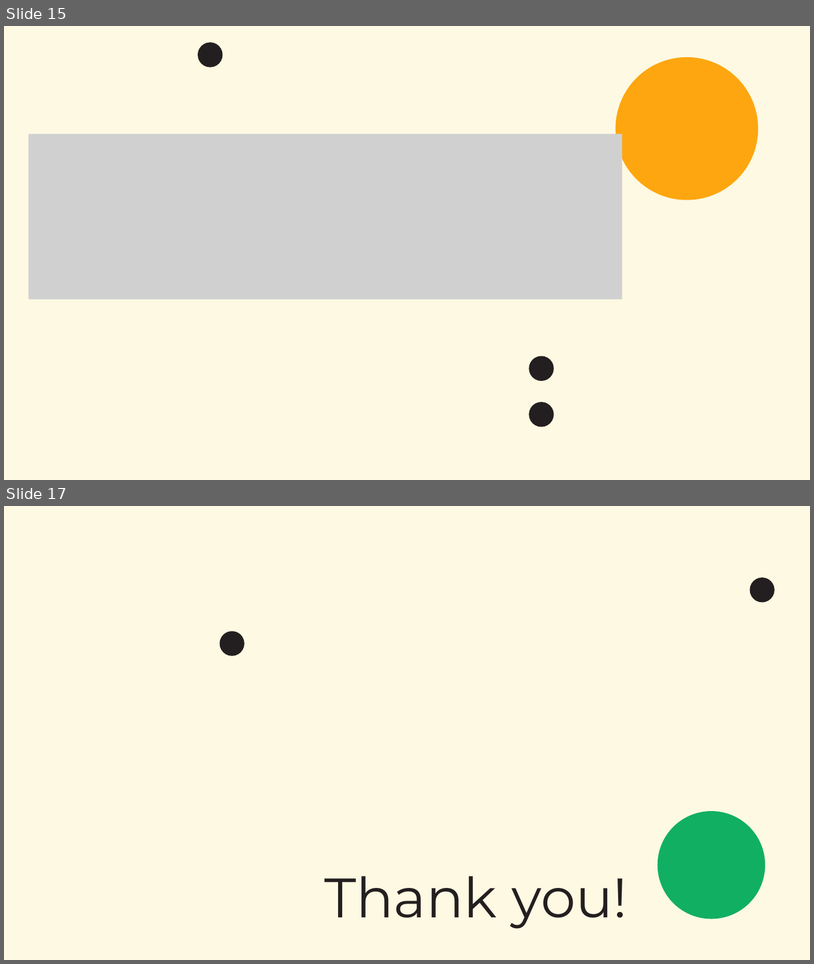
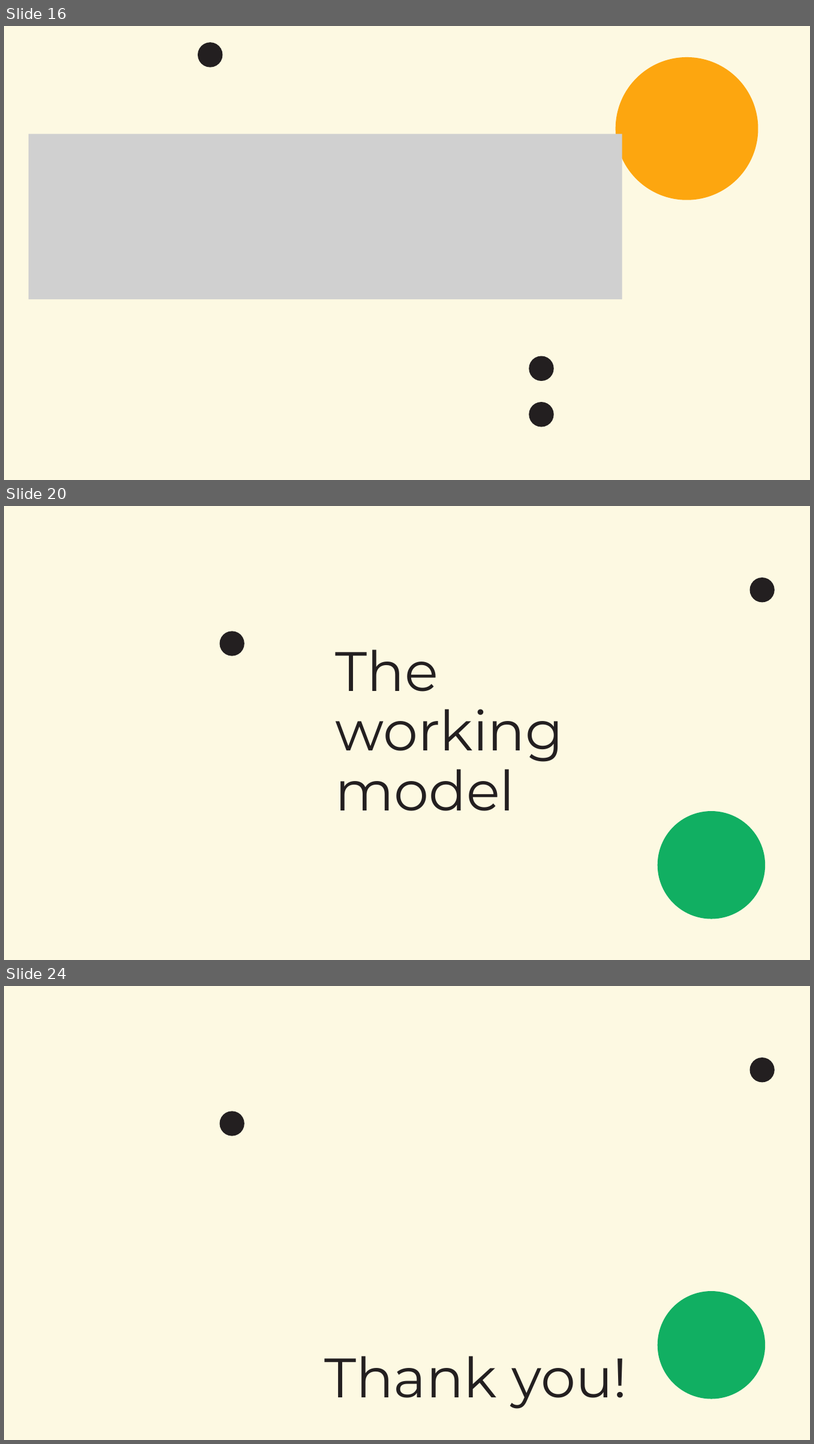
Before and after one commit to FedericoAlvetreti/TherMike, a slide deck: G22_slides.pptx. Shown one above the other, each under a label of ours: slides 15 and 17 before the commit, slides 16, 20 and 24 after it; the slides between them are not shown. The pictures are 814x964 and 814x1444 pixels, drawn with LibreOffice and Linux fonts; fonts in the diff are those of the drawing; grey boxes stand for pictures; background and template pictures are left out. Boxes give left, top, right and bottom in pixels: in the first picture for what was removed or moved away, otherwise in the second. Text is boxed around its words. In the diff, an @@ line names an element or a change of style, - is before the commit and + after.

```diff
--- a/G22_slides.pptx
+++ b/G22_slides.pptx
@@ slide 20 added at box(4, 506, 810, 960), background #FDF9E2; not listed: 3 template elements that a slide beside it also shows @@
@@ title added at box(336, 649, 564, 811), 66 pt, text #231F20 @@
+The working model
@@ what was slide 15 is now slide 16 @@
@@ what was slide 17 is now slide 24 @@
```
Also in this commit, not shown: 3 slides changed, 6 other slides added, 1 other file.
